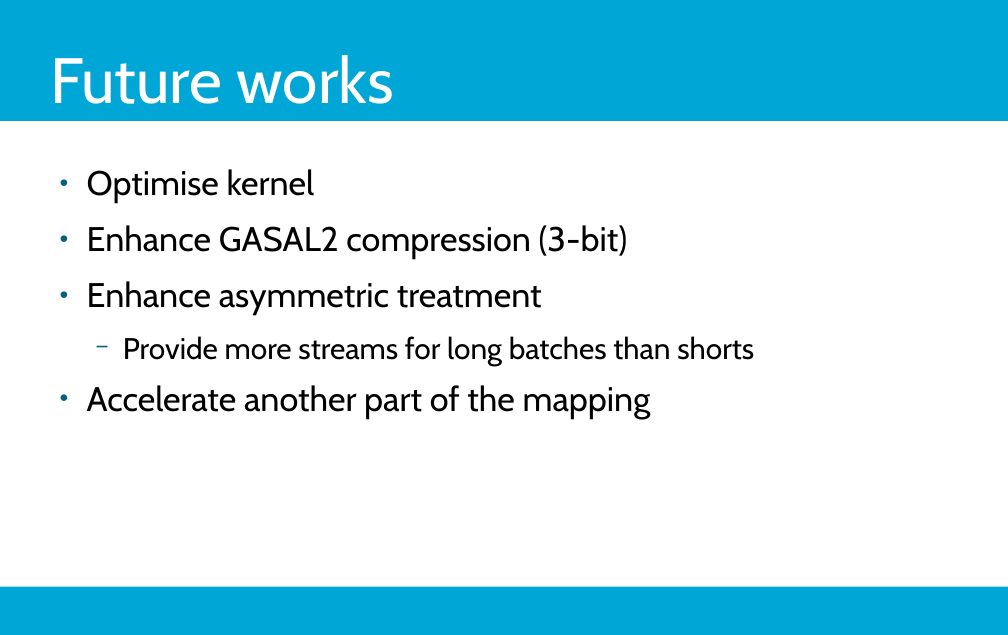
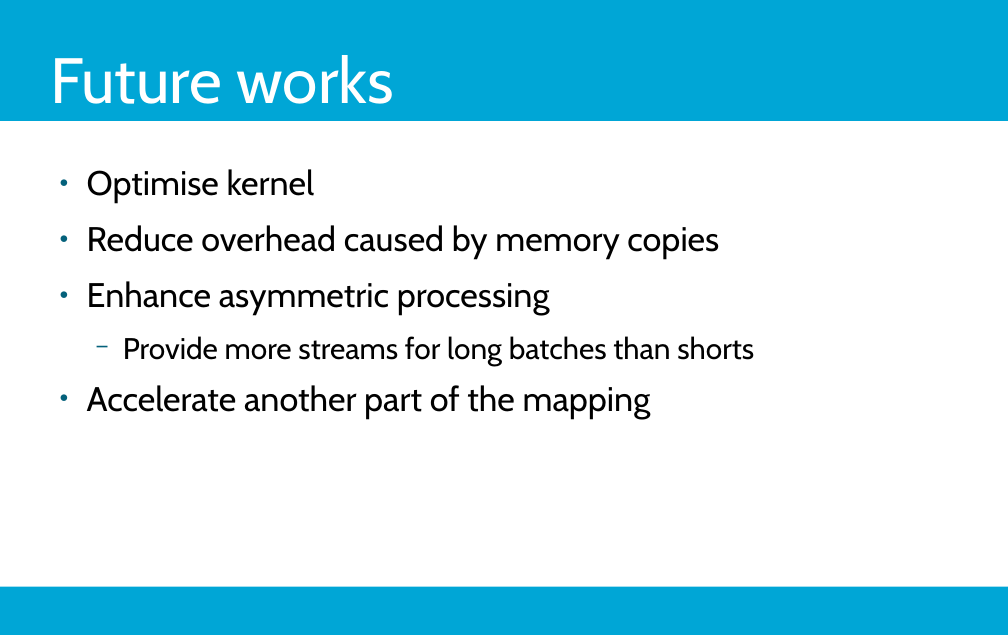
Before and after one commit to j-levy/master_thesis_overleaf, a slide deck: slide 34 of master_thesis_bwa-gasal2-master/vivid-tudelft.odp. Drawn at 1008x635 pixels with LibreOffice and Linux fonts; fonts in the diff are those of the drawing; background and template pictures are left out. Boxes give left, top, right and bottom in pixels: in the first picture for what was removed or moved away, otherwise in the second. Text is boxed around its words. In the diff, an @@ line names an element or a change of style, - is before the commit and + after.

Commit message:
fixed typo in graph, tweaked up presentation a bit

```diff
--- a/master_thesis_bwa-gasal2-master/vivid-tudelft.odp
+++ b/master_thesis_bwa-gasal2-master/vivid-tudelft.odp
@@ text at [87, 225, 719, 314]: text changed @@
-● Enhance GASAL2 compression (3-bit)
-● Enhance asymmetric treatment
+● Reduce overhead caused by memory copies
+● Enhance asymmetric processing
```
Also in this commit, not shown: 4 other slides changed, 1 other file.
